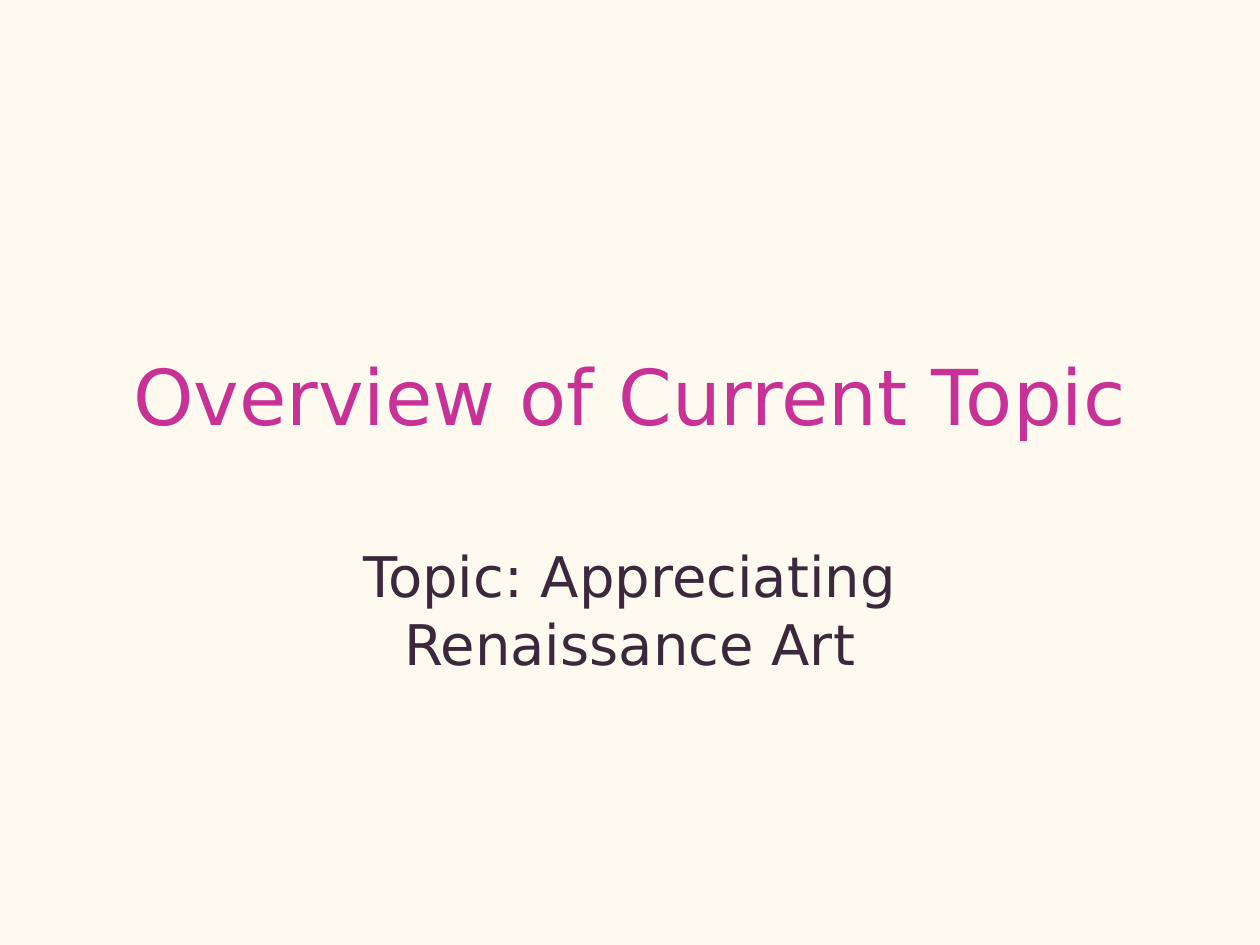
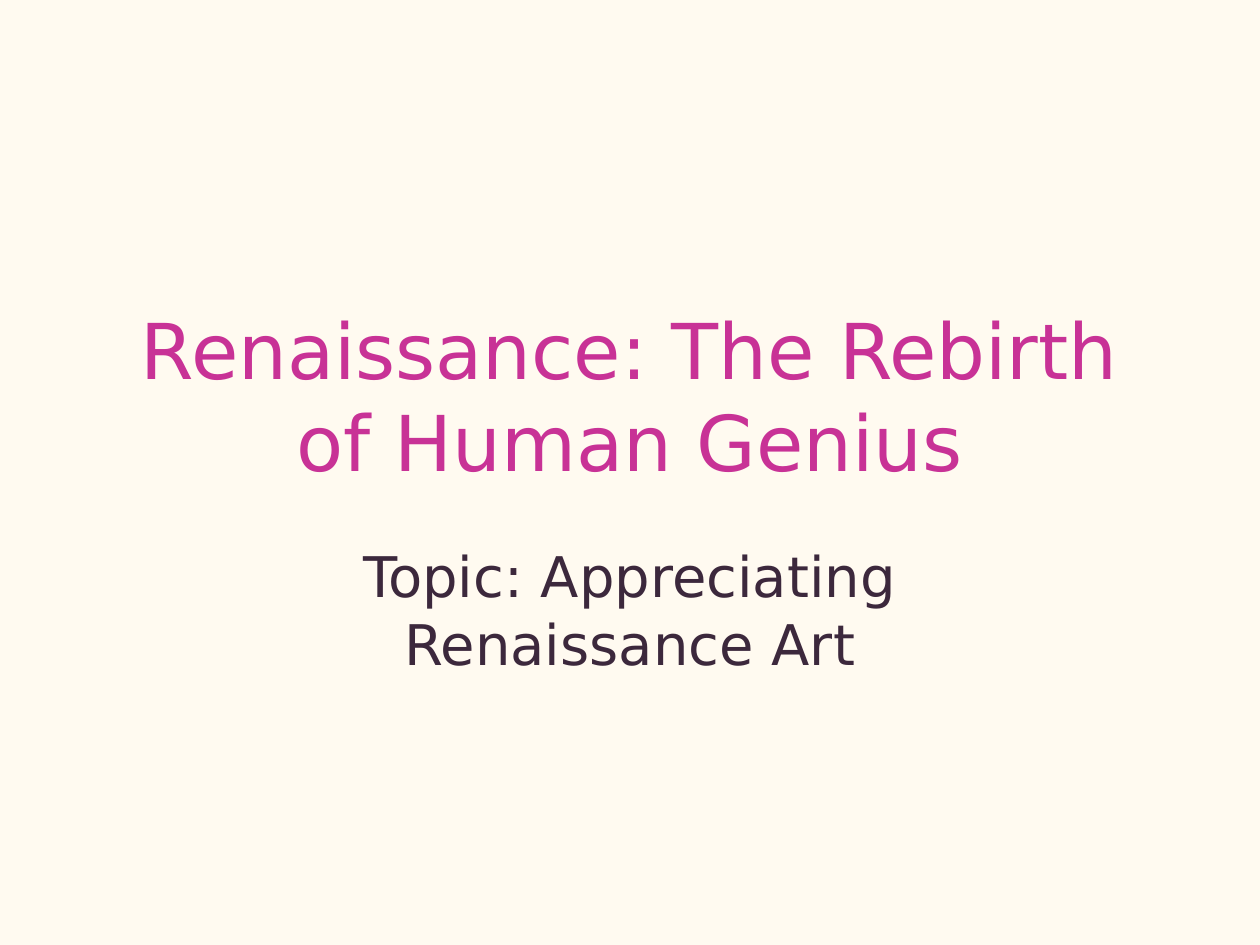
Before and after one commit to yeasy/AutoPPT, a slide deck: slide 30 of samples/en_art.pptx (slide 1 before the commit). Drawn at 1260x945 pixels with LibreOffice and Linux fonts; fonts in the diff are those of the drawing. Boxes give left, top, right and bottom in pixels: in the first picture for what was removed or moved away, otherwise in the second. Text is boxed around its words. In the diff, an @@ line names an element or a change of style, - is before the commit and + after.

Commit message:
Complete overhaul of samples: Injected substantive, professional research content for all 6 flagship topics

```diff
--- a/samples/en_art.pptx
+++ b/samples/en_art.pptx
@@ title at [141, 320, 1117, 472]: text changed @@
-Overview of Current Topic
+Renaissance: The Rebirth of Human Genius
```
Also in this commit, not shown: 32 slides added, 10 slides removed, 5 other files.
